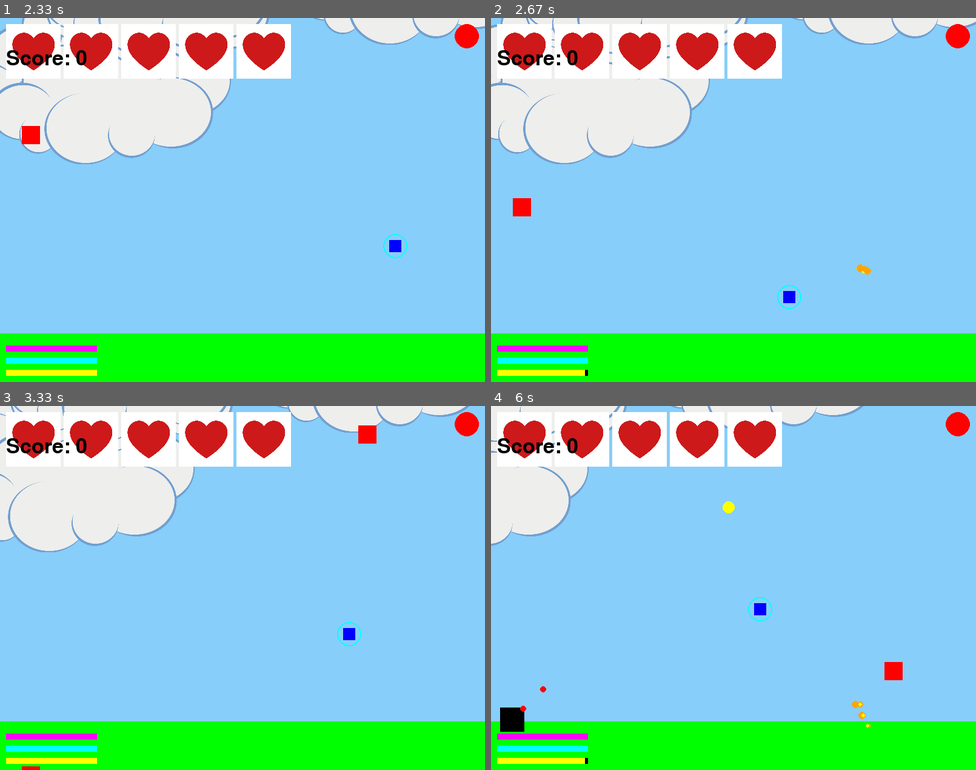
Above: before the commit, frames 1-4 (two rows, left to right).
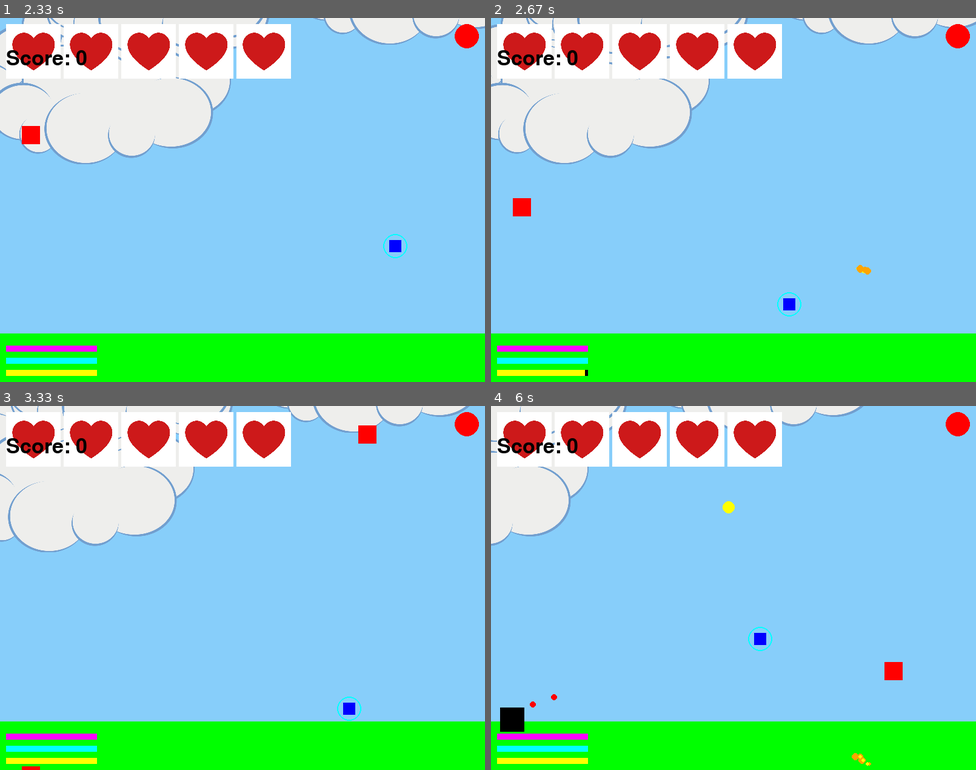
Above: after the commit, the same moments.

Repository: Varun-Chinthoju/LearningPython
Game: pygame game, started from pygame_Learning/turret_dodge.py
Same seed, same stepped clock (60 frames per second), same inputs: the game is played once before the commit and once after it.
Inputs:
- Up to frame 1 (2.33 s): click "Medium" at 0.38 s; hold Right 0.67-1.13 s; hold Right 1.17-1.63 s; tap Space at 1.23, 1.53, 1.73, 2.03, 2.3 s; tap S at 1.32 s; hold Left 1.67-2.2 s; hold Left from 2.23 s (still down)
- Up to frame 2 (2.67 s): tap J at 2.38 s; tap Space at 2.6 s; release Left at 2.63 s
- Up to frame 3 (3.33 s): hold Right 2.67-3.3 s; tap Space at 2.73, 3.03 s; tap S at 2.82 s
- Up to frame 4 (6 s): hold Left 3.33-3.8 s; tap Space at 3.4, 3.7, 3.9, 4.2, 4.4, 4.7, 4.9, 5.2, 5.47, 5.77, 5.9 s; hold Right 3.83-4.3 s; tap J at 3.98, 5.55 s; hold Right 4.33-4.8 s; tap S at 4.48, 5.98 s; hold Left 4.83-5.37 s; hold Left 5.4-5.8 s; hold Right from 5.83 s (still down)

Frame 1 is identical in both runs. In frame 2, 0.2% of the frame differs, in the area x 59-78%, y 67-82%; in frame 3, 0.3%; in frame 4, 0.5%, in the area x 6-79%, y 52-99%.

Commit message:
new settings

Diff:
--- a/pygame_Learning/turret_dodge.py
+++ b/pygame_Learning/turret_dodge.py
@@ -106,7 +106,7 @@
 jump_height = 15
 jetpack_fuel = 70
 jetpack_consumption_rate = 1
-jetpack_power = 1.5
+jetpack_power = 1.25
 lives = 3
 shield_hits = 5  # Shield can take 5 hits
 has_shield = False
@@ -128,7 +128,7 @@
 
 # Special turret settings
 special_turret_size = 50
-special_turret_color = blue
+special_turret_color = yellow
 special_turrets = []
 last_special_turret_spawn = 0
 homing_missile_speed = 6
